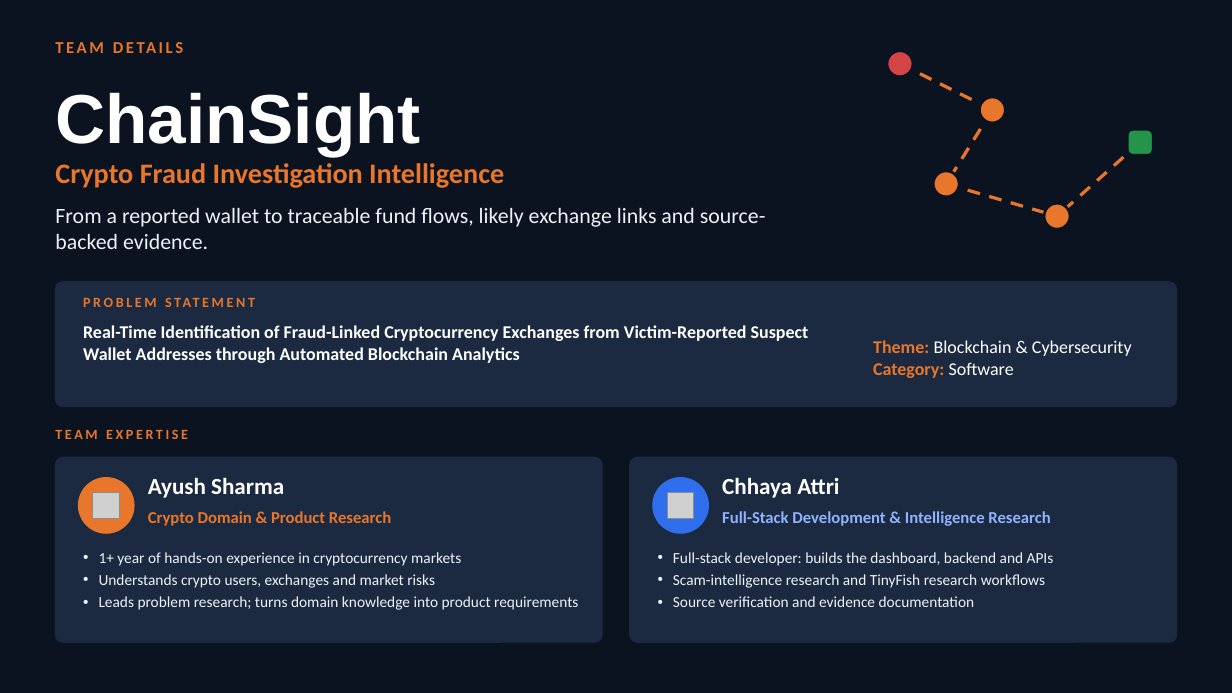
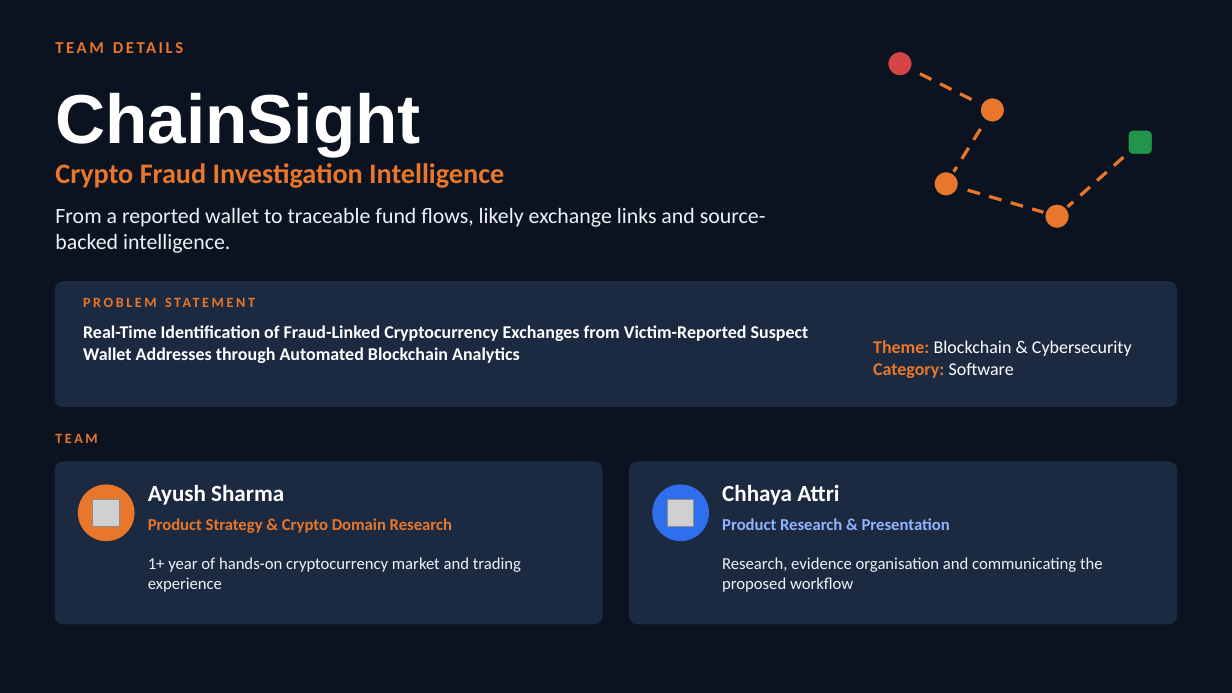
Before and after one commit to sharmaayush2506/ChainSight, a slide deck: slide 1 of docs/pitch/ChainSight_Round1_9slides.pptx. Drawn at 1232x693 pixels with LibreOffice and Linux fonts; fonts in the diff are those of the drawing; grey boxes stand for pictures. Boxes give left, top, right and bottom in pixels: in the first picture for what was removed or moved away, otherwise in the second. Text is boxed around its words. In the diff, an @@ line names an element or a change of style, - is before the commit and + after.

```diff
--- a/docs/pitch/ChainSight_Round1_9slides.pptx
+++ b/docs/pitch/ChainSight_Round1_9slides.pptx
@@ text at [55,208,766,253]: text changed @@
-From a reported wallet to traceable fund flows, likely exchange links and source-backed evidence.
+From a reported wallet to traceable fund flows, likely exchange links and source-backed intelligence.
@@ text at [55,434,97,443]: text changed @@
-TEAM EXPERTISE
+TEAM
@@ rounded rectangle: place and size @@
-rounded rectangle at [55,457,603,642]
+rounded rectangle at [55,462,603,624]
@@ rounded rectangle at [55,462,603,624]: proportions changed @@
@@ text "Ayush Sharma": place and size @@
-text "Ayush Sharma" at [148,477,284,498]
+text "Ayush Sharma" at [148,484,284,505]
@@ rounded rectangle at [630,462,1177,624]: proportions changed @@
@@ rounded rectangle: place and size @@
-rounded rectangle at [630,457,1177,642]
+rounded rectangle at [630,462,1177,624]
@@ text "Chhaya Attri": place and size @@
-text "Chhaya Attri" at [722,477,839,498]
+text "Chhaya Attri" at [722,484,839,505]
@@ 2 pictures, 2 ellipses: place and size @@
-2 pictures, 2 ellipses at [79,478,709,533]
+2 pictures, 2 ellipses at [79,485,709,541]
@@ text at [148,518,452,533]: text changed @@
-Crypto Domain & Product Research
+Product Strategy & Crypto Domain Research
@@ text at [722,518,950,530]: text changed @@
-Full-Stack Development & Intelligence Research
+Product Research & Presentation
@@ text at [148,557,521,592]: text changed; size 12 to 13 pt @@
-• 1+ year of hands-on experience in cryptocurrency markets
-• Understands crypto users, exchanges and market risks
-• Leads problem research; turns domain knowledge into product requirements
+1+ year of hands-on cryptocurrency market and trading experience
@@ text at [722,557,1103,592]: text changed; size 12 to 13 pt @@
-• Full-stack developer: builds the dashboard, backend and APIs
-• Scam-intelligence research and TinyFish research workflows
-• Source verification and evidence documentation
+Research, evidence organisation and communicating the proposed workflow
```
Also in this commit, not shown: 2 other slides changed, 6 slides added, 6 slides removed, 1 other file.
